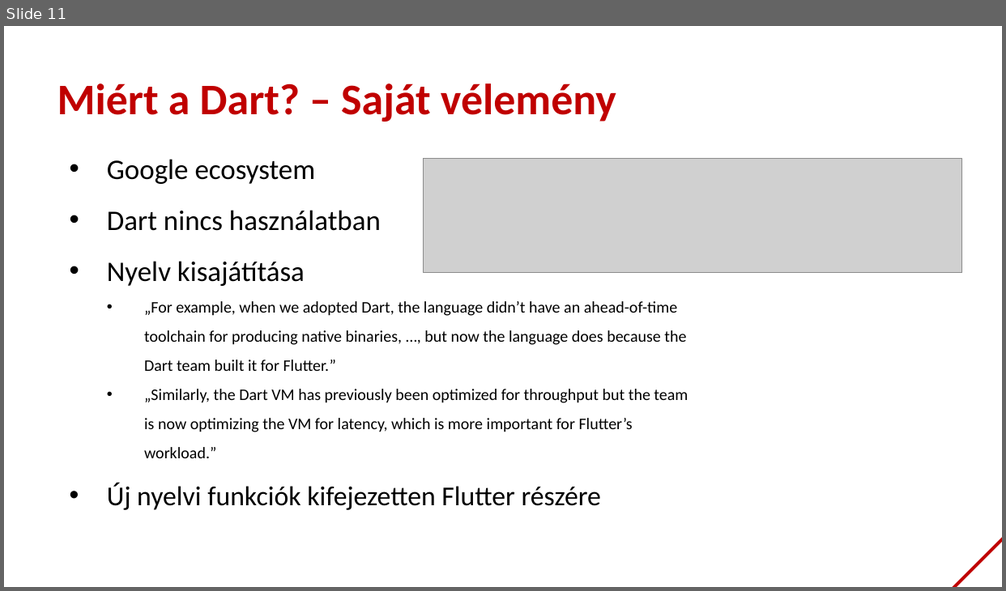
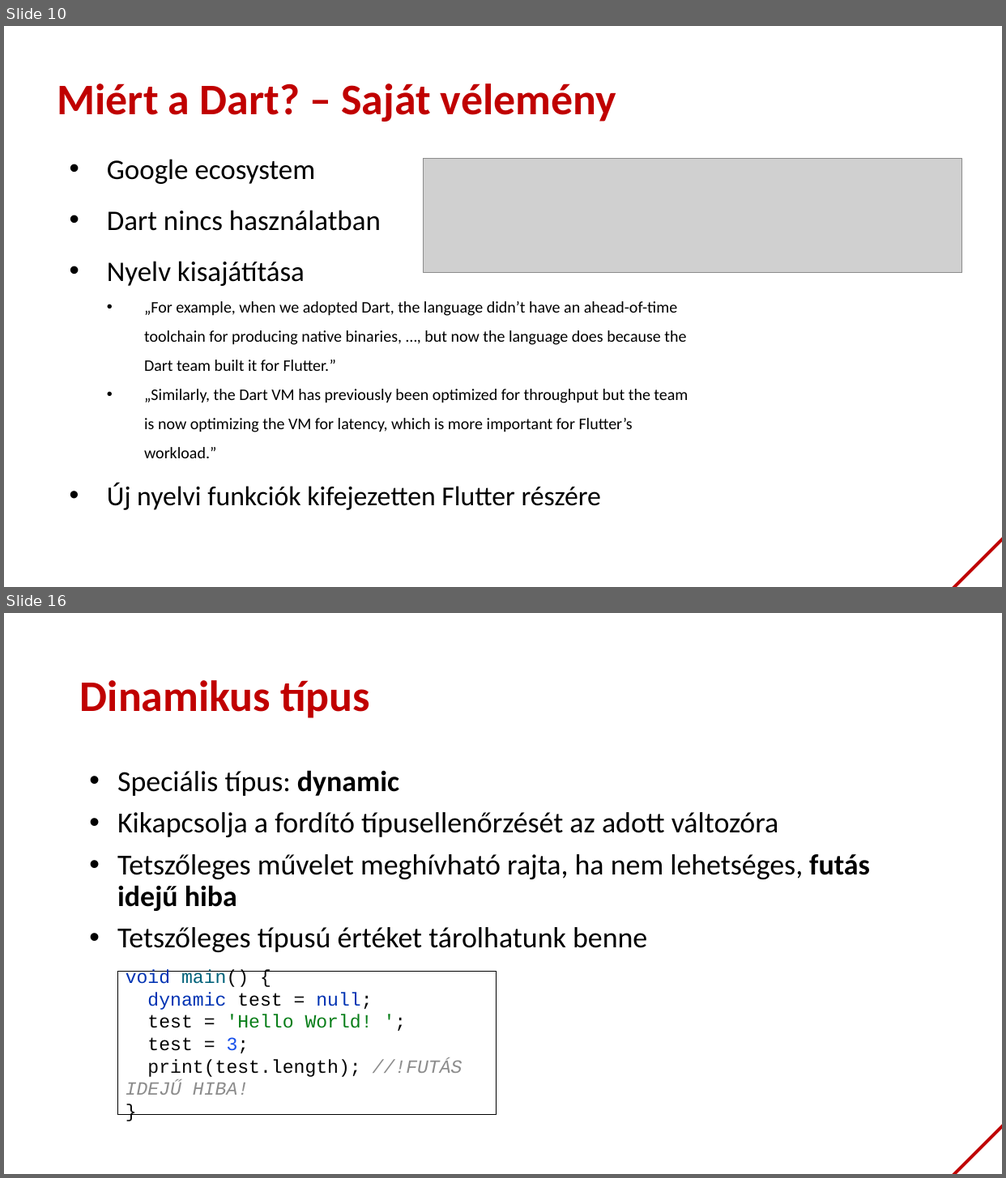
Before and after one commit to bmeaut/VIAUAV45, a slide deck: extras/lecture_01_2021.pptx. Shown one above the other, each under a label of ours: slide 11 before the commit, slides 10 and 16 after it; the slides between them are not shown. The pictures are 1006x591 and 1006x1178 pixels, drawn with LibreOffice and Linux fonts; fonts in the diff are those of the drawing; grey boxes stand for pictures; background and template pictures are left out. Boxes give left, top, right and bottom in pixels: in the first picture for what was removed or moved away, otherwise in the second. Text is boxed around its words. In the diff, an @@ line names an element or a change of style, - is before the commit and + after.

```diff
--- a/extras/lecture_01_2021.pptx
+++ b/extras/lecture_01_2021.pptx
@@ slide 16 added at (4, 613, 1002, 1174), background #FFFFFF; not listed: 1 template element that a slide beside it also shows @@
@@ title added at (80, 680, 370, 718), 42 pt, text #C00000, bold @@
+Dinamikus típus
@@ text added at (117, 770, 870, 952), 28 pt, text #000000 @@
+• Speciális típus: dynamic
+• Kikapcsolja a fordító típusellenőrzését az adott változóra
+• Tetszőleges művelet meghívható rajta, ha nem lehetséges, futás idejű hiba
+• Tetszőleges típusú értéket tárolhatunk benne
@@ rectangle added at (117, 972, 496, 1115), fill #FFFFFF, outline #000000 0.75 pt, 18 pt, text #000000 @@
+void main() {
+dynamic test = null;
+test = 'Hello World! ';
+test = 3;
+print(test.length); //!FUTÁS IDEJŰ HIBA!
+}
@@ what was slide 11 is now slide 10 @@
```
Also in this commit, not shown: 1 slide changed, 30 other slides added, 1 slide removed.
